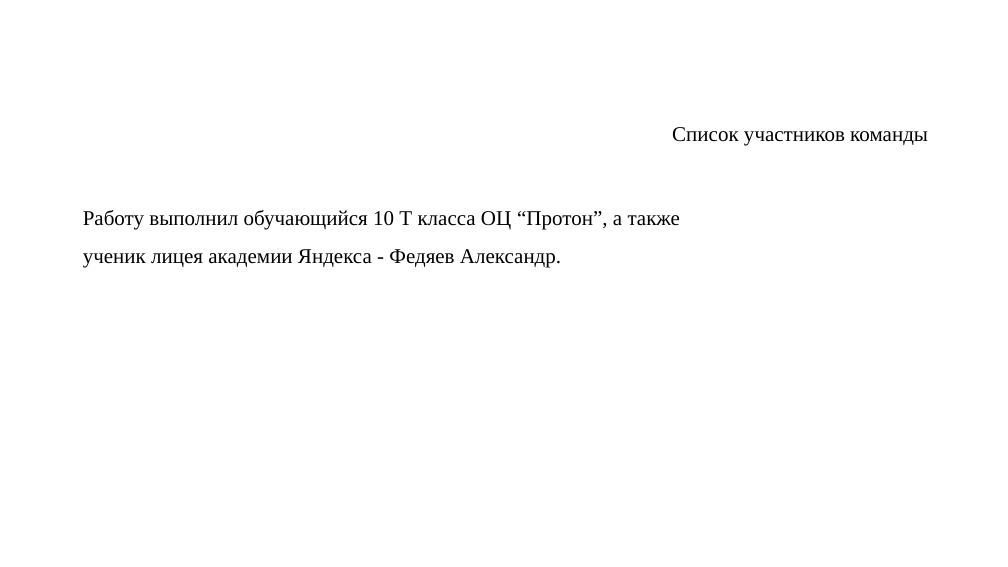
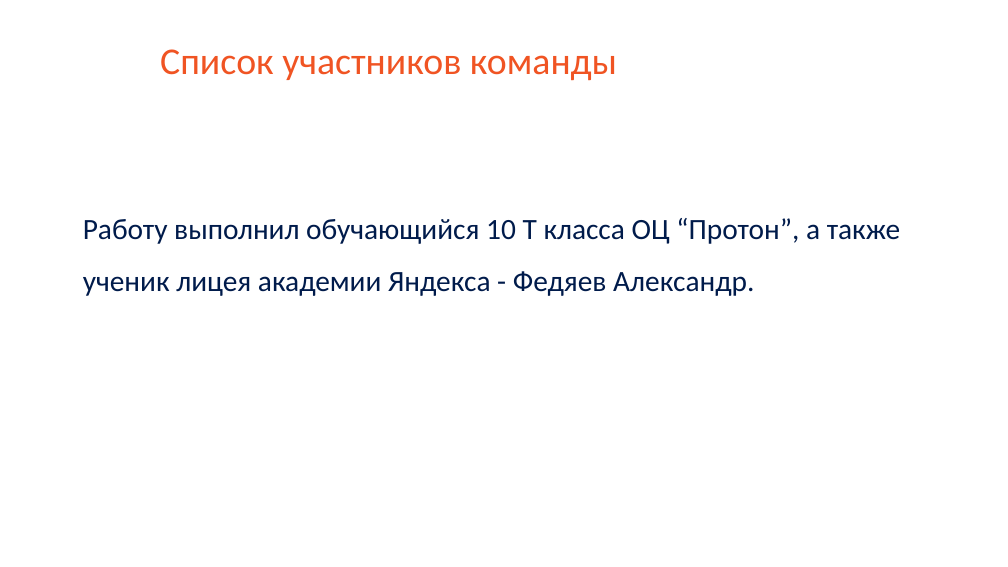
Before and after one commit to saaasssska/helper_by_school, a slide deck: slide 10 of Documentation/project.pptx. Drawn at 1008x567 pixels with LibreOffice and Linux fonts; fonts in the diff are those of the drawing; background and template pictures are left out. Boxes give left, top, right and bottom in pixels: in the first picture for what was removed or moved away, otherwise in the second. Text is boxed around its words. In the diff, an @@ line names an element or a change of style, - is before the commit and + after.

```diff
--- a/Documentation/project.pptx
+++ b/Documentation/project.pptx
@@ text "Список участников команды": place and size @@
-text "Список участников команды" at [672, 127, 928, 146]
+text "Список участников команды" at [160, 49, 617, 81]
@@ text "Список участников команды" at [160, 49, 617, 81]: size 20 to 36 pt, font Times New Roman to Calibri, text colour #000000 to #F05423 @@
@@ text "Работу выполнил обучающийся 10 Т ..." at [83, 218, 901, 296]: size 20 to 28 pt, font Times New Roman to Calibri, text colour #000000 to #001B4B @@
```
Also in this commit, not shown: 10 other slides changed.
